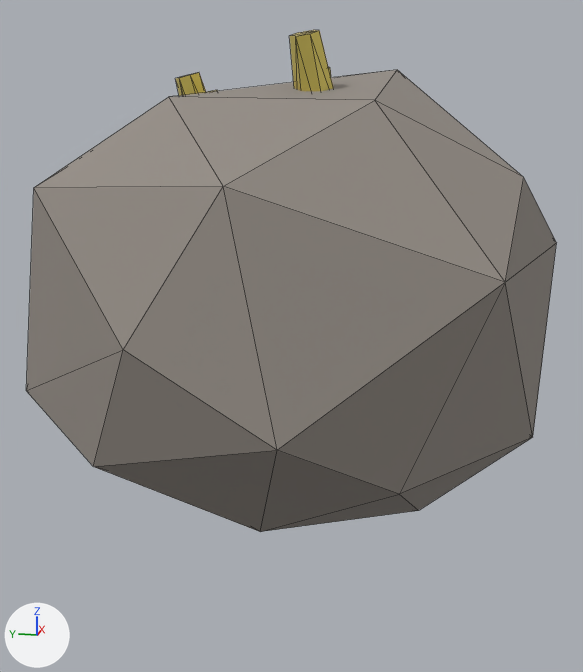
The glTF model game/isla-ancestral/assets/3d/baja/15-Recursos_veta_oro.glb, before and after one commit.
Both versions are drawn from a camera (50 mm lens) standing at (-2.98, -0.59, 1.44) and looking at (-0.02, 0.0, 0.71). The lights are fixed; the arrows at lower left show +X, +Y and +Z. The first picture is the older version. Mesh edges are drawn as thin lines. Vertices at exactly the same position are counted once.

Script lines for the objects in view, before the commit:
```python
me_sm_vetaoro_m_cristal_oro_001 = bpy.data.meshes.new('SM_VetaOro_M_Cristal_Oro.001')
me_sm_vetaoro_m_cristal_oro_001.from_pydata(...)  # 108 vertices, 200 faces; spans x -0.4..0.43, y -0.5..0.31, z 0.08..1.79
me_sm_vetaoro_m_cristal_oro_001.materials.append(mat_mat_cristal_oro)  # yellow #f9e576
me_sm_vetaoro_m_roca_oro_001 = bpy.data.meshes.new('SM_VetaOro_M_Roca_Oro.001')
me_sm_vetaoro_m_roca_oro_001.from_pydata(...)  # 30 vertices, 56 faces; spans x -0.98..1.02, y -0.97..1.03, z 0.06..1.7
me_sm_vetaoro_m_roca_oro_001.materials.append(mat_mat_roca_oro)  # grey #958e86
ob_sm_vetaoro_m_cristal_oro = bpy.data.objects.new('SM_VetaOro_M_Cristal_Oro', me_sm_vetaoro_m_cristal_oro_001)
ob_sm_vetaoro_m_cristal_oro.location = (0.0, 0.0, -0.01)
ob_sm_vetaoro_m_roca_oro = bpy.data.objects.new('SM_VetaOro_M_Roca_Oro', me_sm_vetaoro_m_roca_oro_001)
ob_sm_vetaoro_m_roca_oro.location = (0.0, 0.0, -0.01)
```
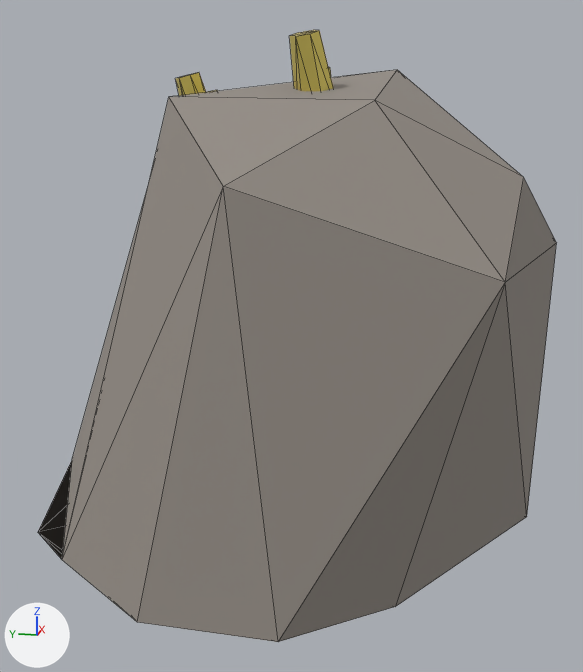
Location of each change, [x1, y1, x2, y2] in pixels of the pictures (583 x 672 px; the box of a moved part takes in the faces that stretch with it):
'SM_VetaOro_M_Roca_Oro', reshaped (24% taller)
    before: [26, 70, 556, 532]
    after: [38, 70, 556, 642]
part 1 of me_sm_vetaoro_m_roca_oro_001, moved or reshaped
    before: [26, 97, 555, 532]
    after: [38, 98, 555, 642]

The edits, one by one:
me_sm_vetaoro_m_roca_oro_001 has 30 vertices, 56 faces and spans x -0.98..1.02, y -0.97..1.03, z 0.06..1.7.
me_sm_vetaoro_m_roca_oro_001 is used by ob_sm_vetaoro_m_roca_oro; location (0.0, 0.0, -0.01).
Part 1, on me_sm_vetaoro_m_roca_oro_001:
Vertex 0 of me_sm_vetaoro_m_roca_oro_001 moves from (-0.03, -0.92, 0.38) at pixel (532, 437) to (-0.03, -0.92, 0.06) at pixel (526, 516).
Vertex 2 of me_sm_vetaoro_m_roca_oro_001 moves from (0.15, 1.03, 1.05) to (0.15, 1.03, 0.06) at pixel (71, 460).
Vertex 3 of me_sm_vetaoro_m_roca_oro_001 moves from (-0.17, -0.51, 0.11) at pixel (418, 510) to (-0.17, -0.51, 0.06).
Vertex 4 of me_sm_vetaoro_m_roca_oro_001 moves from (0.46, -0.35, 0.14) to (0.46, -0.35, 0.06).
Vertex 5 of me_sm_vetaoro_m_roca_oro_001 moves from (0.85, -0.41, 0.44) to (0.85, -0.41, 0.06).
Vertex 6 of me_sm_vetaoro_m_roca_oro_001 moves from (0.47, 0.3, 0.15) to (0.47, 0.3, 0.06).
Vertex 7 of me_sm_vetaoro_m_roca_oro_001 moves from (-0.55, 0.0, 0.17) at pixel (260, 531) to (-0.55, 0.0, 0.06).
Vertex 8 of me_sm_vetaoro_m_roca_oro_001 moves from (-0.74, -0.47, 0.43) at pixel (399, 494) to (-0.74, -0.47, 0.06) at pixel (395, 606).
Vertex 10 of me_sm_vetaoro_m_roca_oro_001 moves from (-0.76, 0.49, 0.45) at pixel (93, 466) to (-0.76, 0.49, 0.06).
Vertex 11 of me_sm_vetaoro_m_roca_oro_001 moves from (0.31, 0.84, 0.39) to (0.31, 0.84, 0.06).
Vertex 16 of me_sm_vetaoro_m_roca_oro_001 moves from (-0.98, -0.16, 0.64) at pixel (277, 450) to (-0.98, -0.16, 0.06) at pixel (278, 641).
Vertex 17 of me_sm_vetaoro_m_roca_oro_001 moves from (-0.51, 0.85, 0.6) at pixel (26, 390) to (-0.51, 0.85, 0.06) at pixel (37, 532).
Vertex 18 of me_sm_vetaoro_m_roca_oro_001 moves from (-0.97, 0.28, 0.89) at pixel (123, 349) to (-0.97, 0.28, 0.06) at pixel (137, 622).
Vertex 19 of me_sm_vetaoro_m_roca_oro_001 moves from (0.77, 0.64, 0.58) to (0.77, 0.64, 0.06).
Vertex 23 of me_sm_vetaoro_m_roca_oro_001 moves from (-0.67, 0.67, 1.31) at pixel (33, 187) to (-0.67, 0.67, 0.06) at pixel (61, 559).
